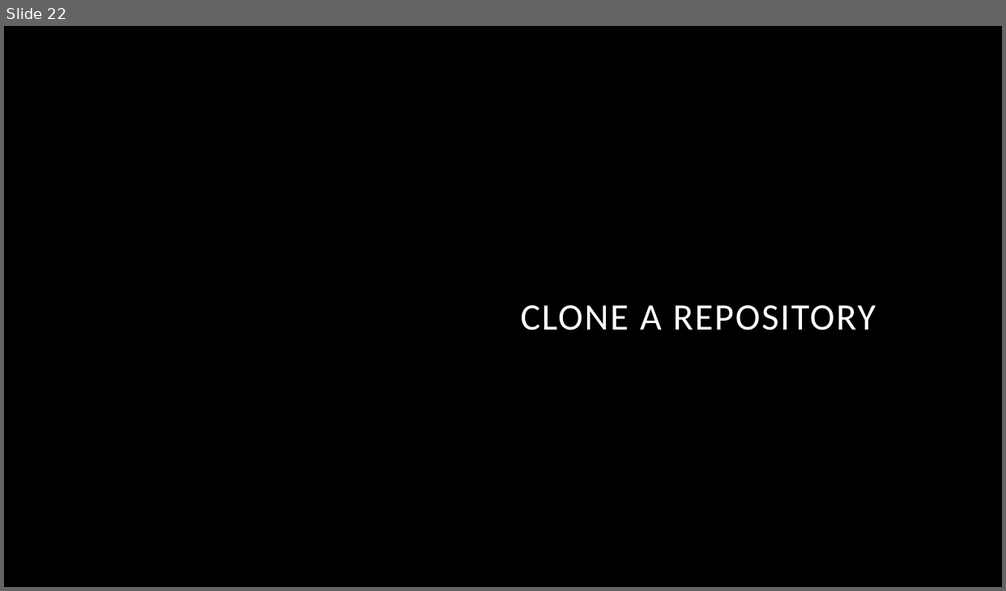
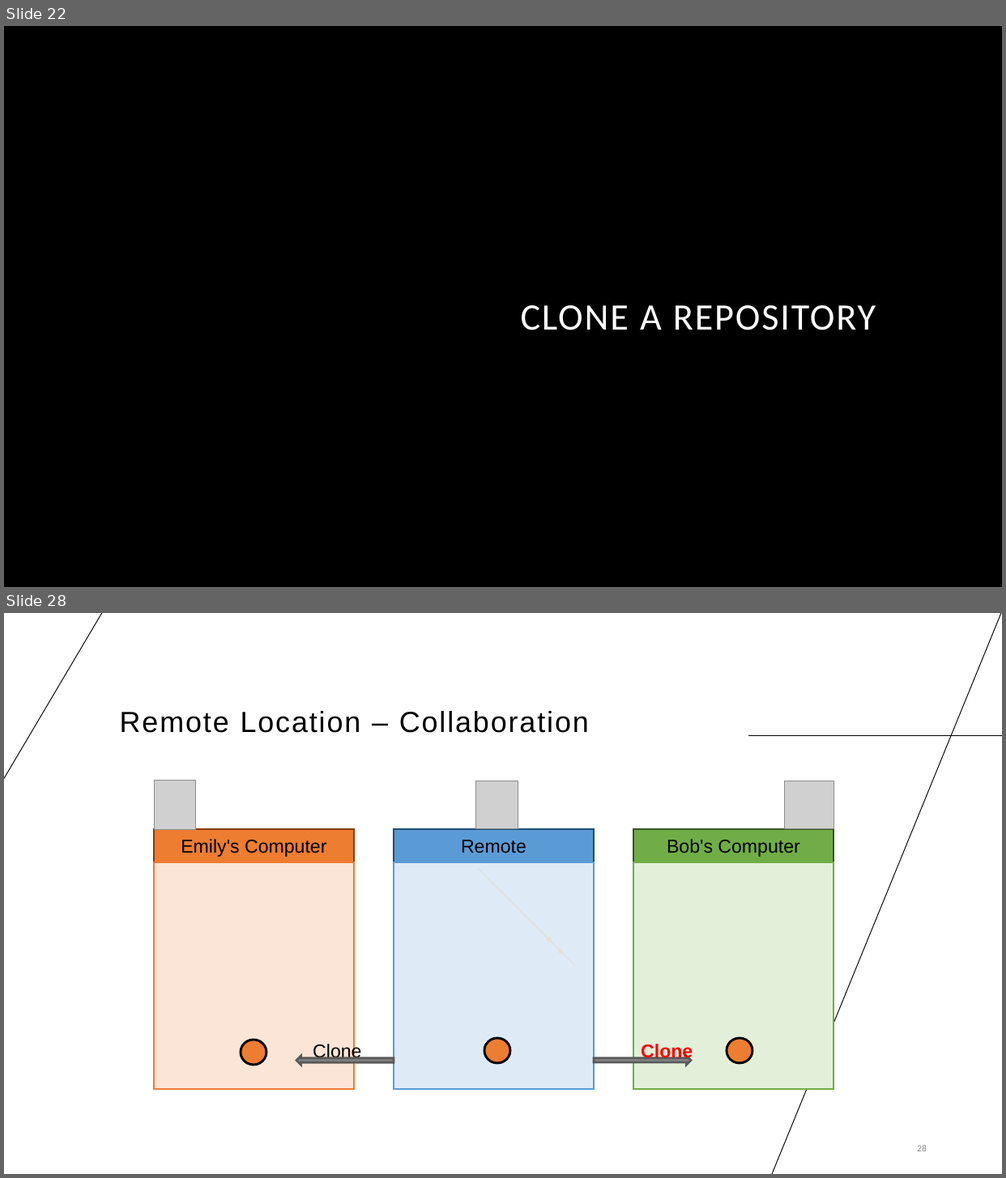
Before and after one commit to cassandra-hui/GitHub-Workshop, a slide deck: Day_1.pptx. Shown one above the other, each under a label of ours: slide 22 before the commit, slides 22 and 28 after it; the slides between them are not shown. The pictures are 1006x591 and 1006x1178 pixels, drawn with LibreOffice and Linux fonts; fonts in the diff are those of the drawing; grey boxes stand for pictures; background and template pictures are left out. Boxes give left, top, right and bottom in pixels: in the first picture for what was removed or moved away, otherwise in the second. Text is boxed around its words. In the diff, an @@ line names an element or a change of style, - is before the commit and + after.

```diff
--- a/Day_1.pptx
+++ b/Day_1.pptx
@@ slide 28 added at bbox=[4, 613, 1002, 1174], background #FFFFFF @@
@@ line added from (4, 778) to (103, 613), #000000 0.75 pt @@
@@ line added from (1002, 613) to (772, 1174), #000000 0.75 pt @@
@@ title added at bbox=[120, 711, 589, 733], 28 pt, text #000000 @@
+Remote Location – Collaboration
@@ line added from (749, 736) to (1002, 736), #000000 0.75 pt @@
@@ picture added at bbox=[154, 781, 196, 829] @@
@@ picture added at bbox=[476, 781, 518, 828] @@
@@ picture added at bbox=[785, 781, 833, 828] @@
@@ rectangle added at bbox=[154, 829, 354, 862], fill #ED7D31, outline #843C0B 2 pt, 18 pt, text #000000 @@
+Emily's Computer
@@ rectangle added at bbox=[394, 829, 594, 862], fill #5B9BD5, outline #1F4E79 2 pt, 18 pt, text #000000 @@
+Remote
@@ rectangle added at bbox=[633, 829, 833, 862], fill #70AD47, outline #385723 2 pt, 18 pt, text #000000 @@
+Bob's Computer
@@ rectangle added at bbox=[154, 862, 354, 1089], fill #FBE5D6, outline #ED7D31 2 pt @@
@@ rectangle added at bbox=[394, 862, 594, 1089], fill #DEEBF7, outline #5B9BD5 2 pt @@
@@ arrow added from (477, 868) to (552, 943), #E4E1DA 0.75 pt @@
@@ arrow added from (489, 879) to (564, 954), #E4E1DA 0.75 pt @@
@@ rectangle added at bbox=[633, 862, 833, 1089], fill #E2F0D9, outline #70AD47 2 pt @@
@@ line added from (501, 892) to (576, 966), #E4E1DA 0.75 pt @@
@@ ellipse added at bbox=[241, 1040, 266, 1065], fill #ED7D31, outline #000000 2.25 pt @@
@@ text added at bbox=[313, 1042, 361, 1062], 18 pt, text #000000 @@
+Clone
@@ ellipse added at bbox=[484, 1038, 511, 1063], fill #ED7D31, outline #000000 2.25 pt @@
@@ text added at bbox=[641, 1042, 692, 1062], 18 pt, text #FF0000, bold @@
+Clone
@@ ellipse added at bbox=[727, 1038, 752, 1063], fill #ED7D31, outline #000000 2.25 pt @@
@@ right arrow added at bbox=[296, 1056, 394, 1065], fill #808080, outline #595959 2 pt @@
@@ right arrow added at bbox=[594, 1056, 691, 1065], fill #808080, outline #595959 2 pt @@
@@ page number added at bbox=[917, 1145, 927, 1152], 9 pt, text #8B8B8B @@
+28
```
Also in this commit, not shown: 8 slides changed, 15 other slides added, 1 other file.
